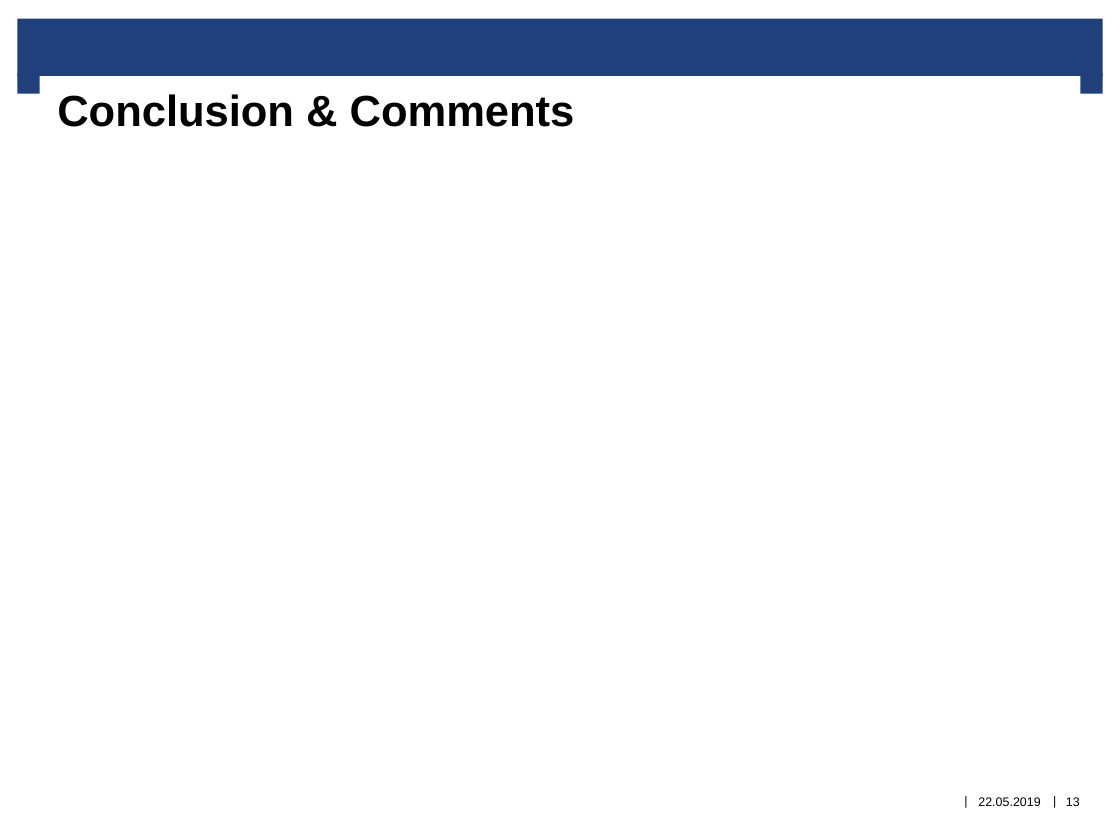
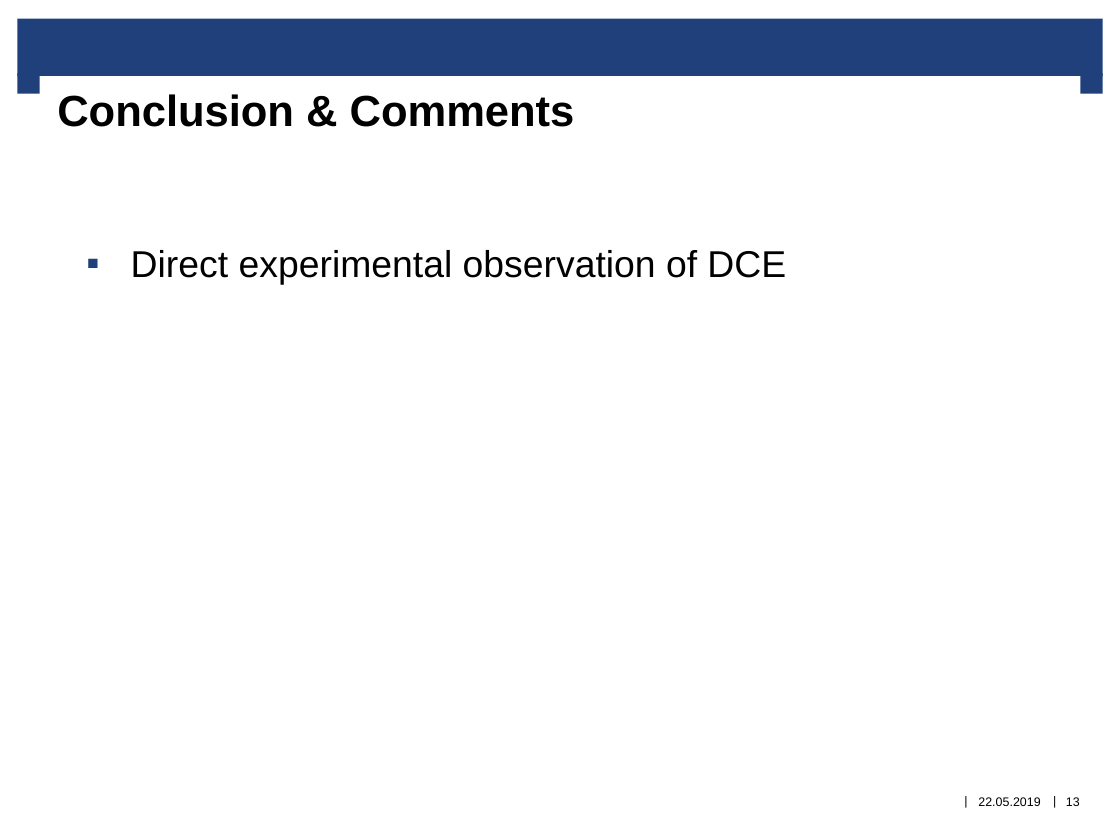
Before and after one commit to comet100/QMO_2019_Seminar, a slide deck: slide 13 of QMO_2019_prepsentation_draft1.pptx. Drawn at 1120x840 pixels with LibreOffice and Linux fonts; fonts in the diff are those of the drawing; background and template pictures are left out. Boxes give left, top, right and bottom in pixels: in the first picture for what was removed or moved away, otherwise in the second. Text is boxed around its words. In the diff, an @@ line names an element or a change of style, - is before the commit and + after.

Commit message:
updated experimental TMS bit

```diff
--- a/QMO_2019_prepsentation_draft1.pptx
+++ b/QMO_2019_prepsentation_draft1.pptx
@@ text added at bbox=[131, 250, 786, 285], 24 pt, text #000000 @@
+▪ Direct experimental observation of DCE
```
Also in this commit, not shown: 2 other slides changed.
